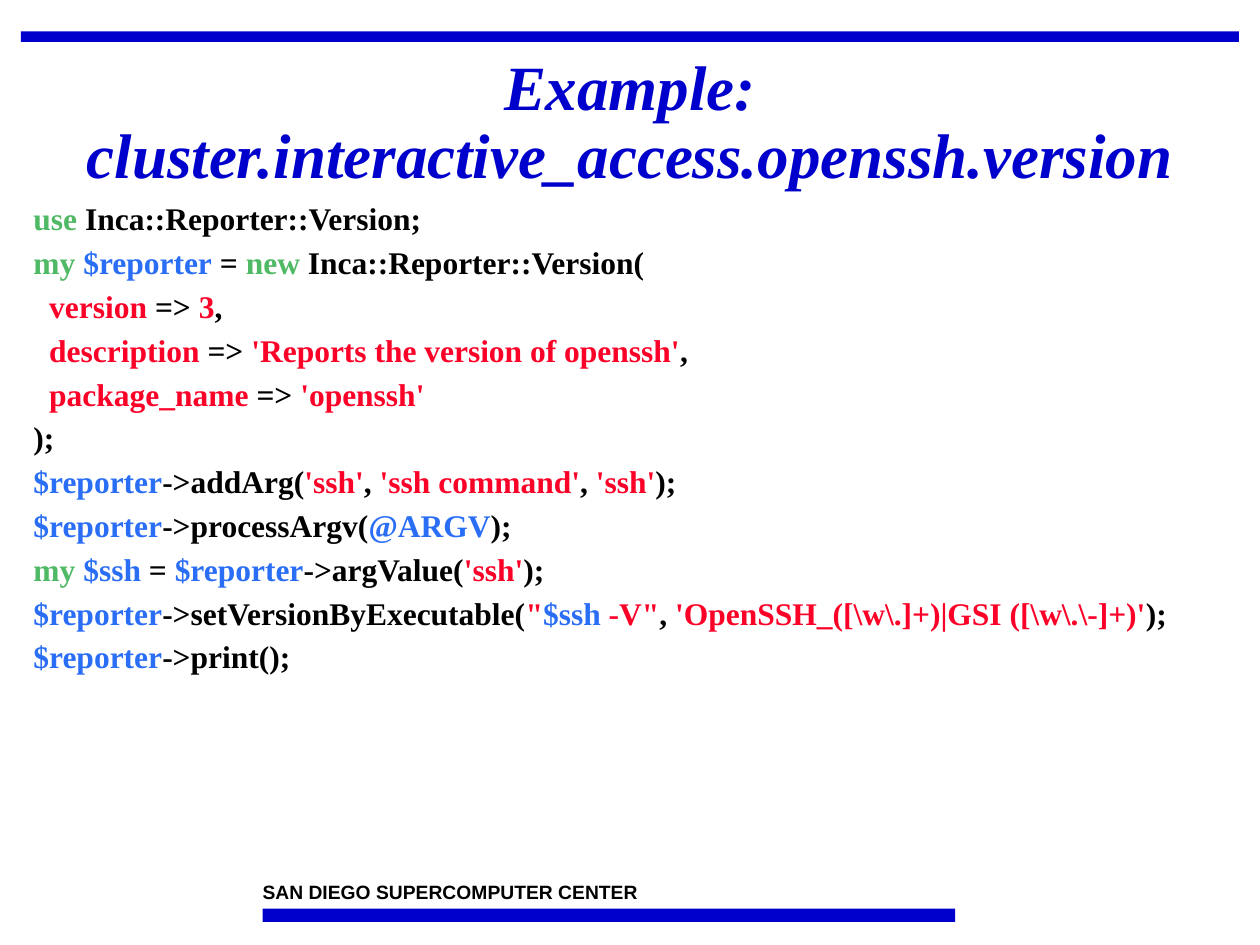
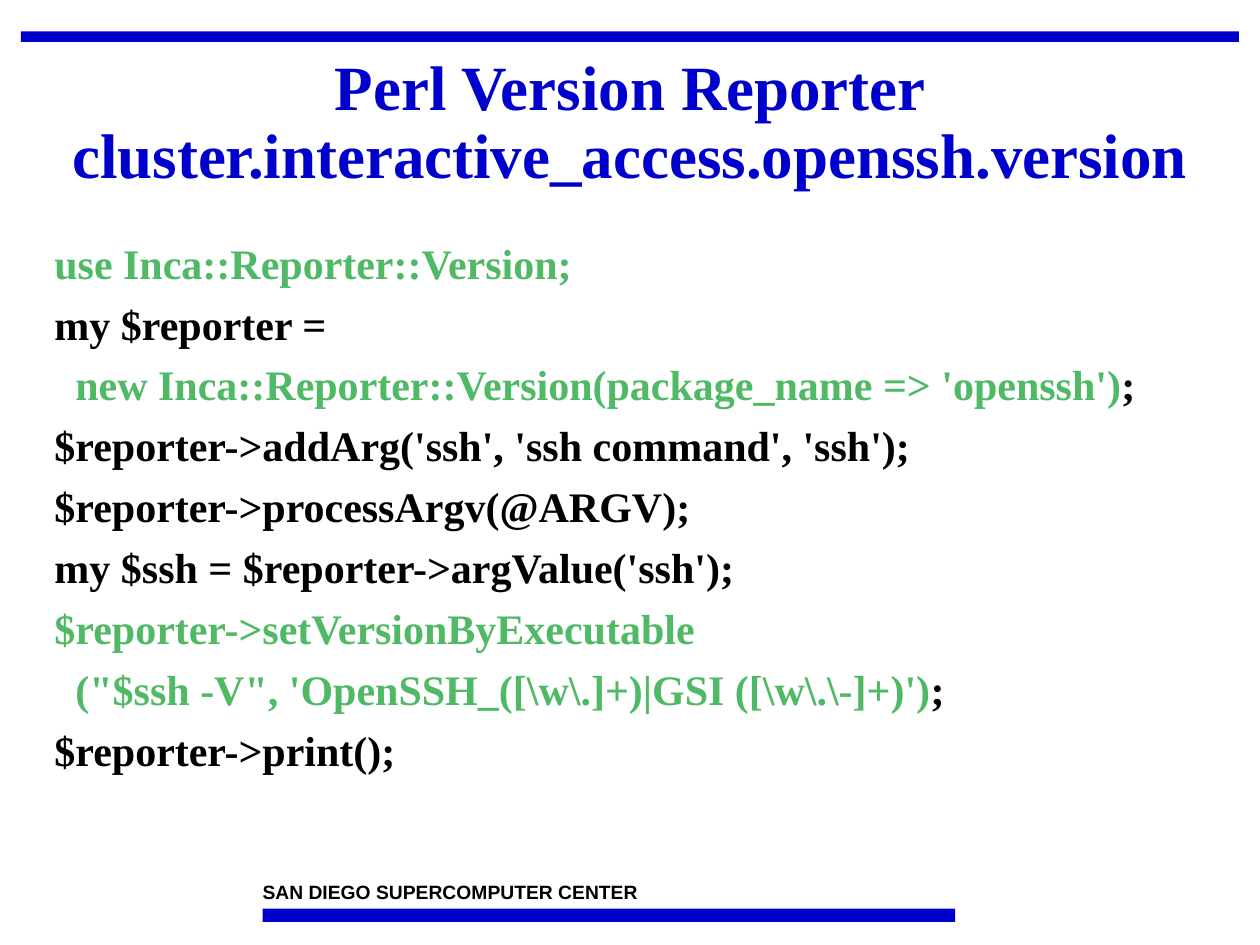
Before and after one commit to IncaProject/inca-xsede, a slide deck: slide 17 of talks/2008workshop/incaReporters.ppt. Drawn at 1260x945 pixels with LibreOffice and Linux fonts; fonts in the diff are those of the drawing; background and template pictures are left out. Boxes give left, top, right and bottom in pixels: in the first picture for what was removed or moved away, otherwise in the second. Text is boxed around its words. In the diff, an @@ line names an element or a change of style, - is before the commit and + after.

```diff
--- a/talks/2008workshop/incaReporters.ppt
+++ b/talks/2008workshop/incaReporters.ppt
@@ title at [72,66,1187,190]: text changed; italic off @@
-Example: cluster.interactive_access.openssh.version
+Perl Version Reporter cluster.interactive_access.openssh.version
@@ text "use Inca::Reporter::Version;": place and size @@
-text "use Inca::Reporter::Version;" at [33,208,1167,675]
+text "use Inca::Reporter::Version;" at [54,250,1135,775]
@@ text at [54,250,910,775]: size 18 to 24 pt in "use Inca::Reporter::Version;", "$reporter->addArg('ssh', 'ssh command', 'ssh');", "$reporter->processArgv(@ARGV);", "my $ssh = $reporter->argValue('ssh');" and 1 more places; text colour #000000 to #50B965 in "Inca::Reporter::Version;"; text colour #2B6EF6 to #000000 in "$reporter->addArg('ssh',", "$reporter->processArgv(@ARGV);", "$ssh $reporter->argValue('ssh');", "$reporter->print();"; text colour #FC0128 to #000000 in "$reporter->addArg('ssh', 'ssh command', 'ssh');", "$reporter->argValue('ssh');"; text colour #50B965 to #000000 in "my"; line spacing 0.95 to 1; more space between paragraphs @@
@@ text at [54,309,1135,410]: text changed; size 18 to 24 pt; text colour #FC0128 to #50B965 @@
-my $reporter = new Inca::Reporter::Version(
-version => 3,
-description => 'Reports the version of openssh',
-package_name => 'openssh'
-);
+my $reporter =
+new Inca::Reporter::Version(package_name => 'openssh');
@@ text at [54,613,945,714]: text changed; size 18 to 24 pt; text colour #FC0128 to #50B965 @@
-$reporter->setVersionByExecutable("$ssh -V", 'OpenSSH_([\w\.]+)|GSI ([\w\.\-]+)');
+$reporter->setVersionByExecutable
+("$ssh -V", 'OpenSSH_([\w\.]+)|GSI ([\w\.\-]+)');
```
Also in this commit, not shown: 32 other slides changed, 1 slide added, 5 slides removed, 1 other file.
